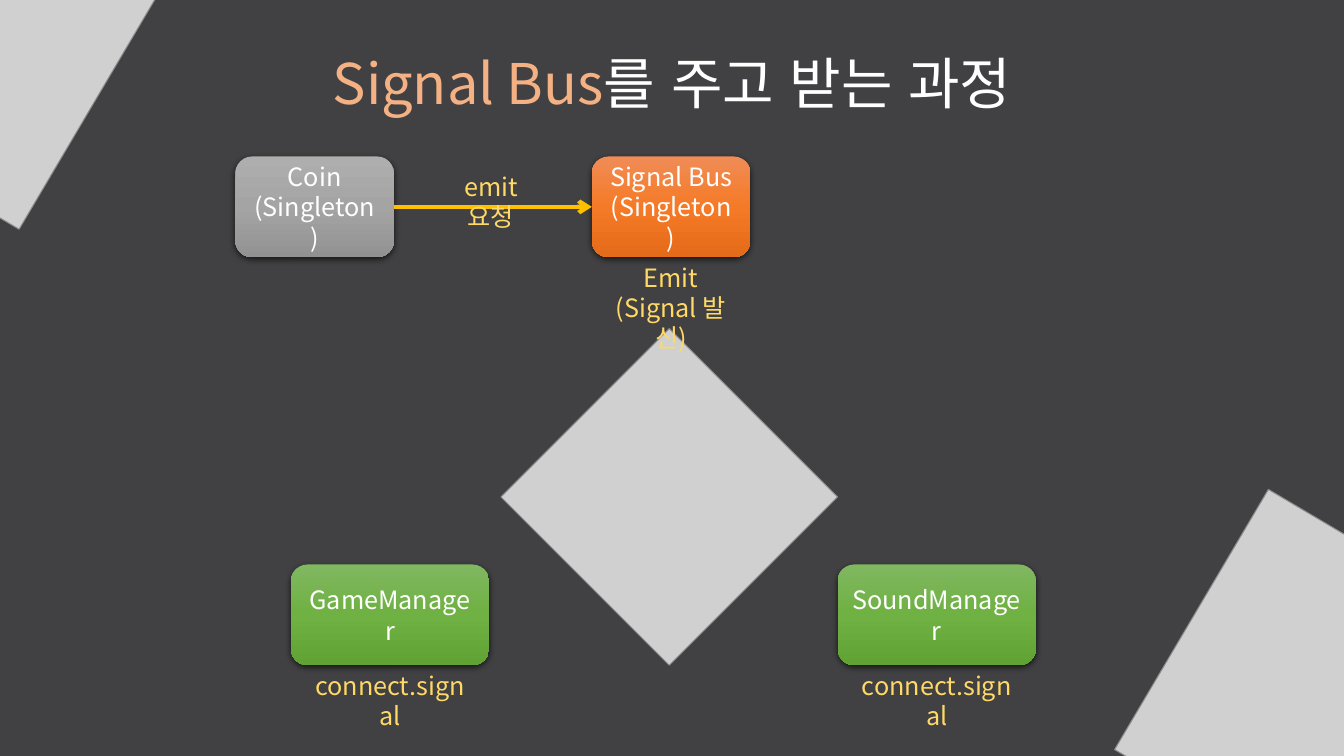
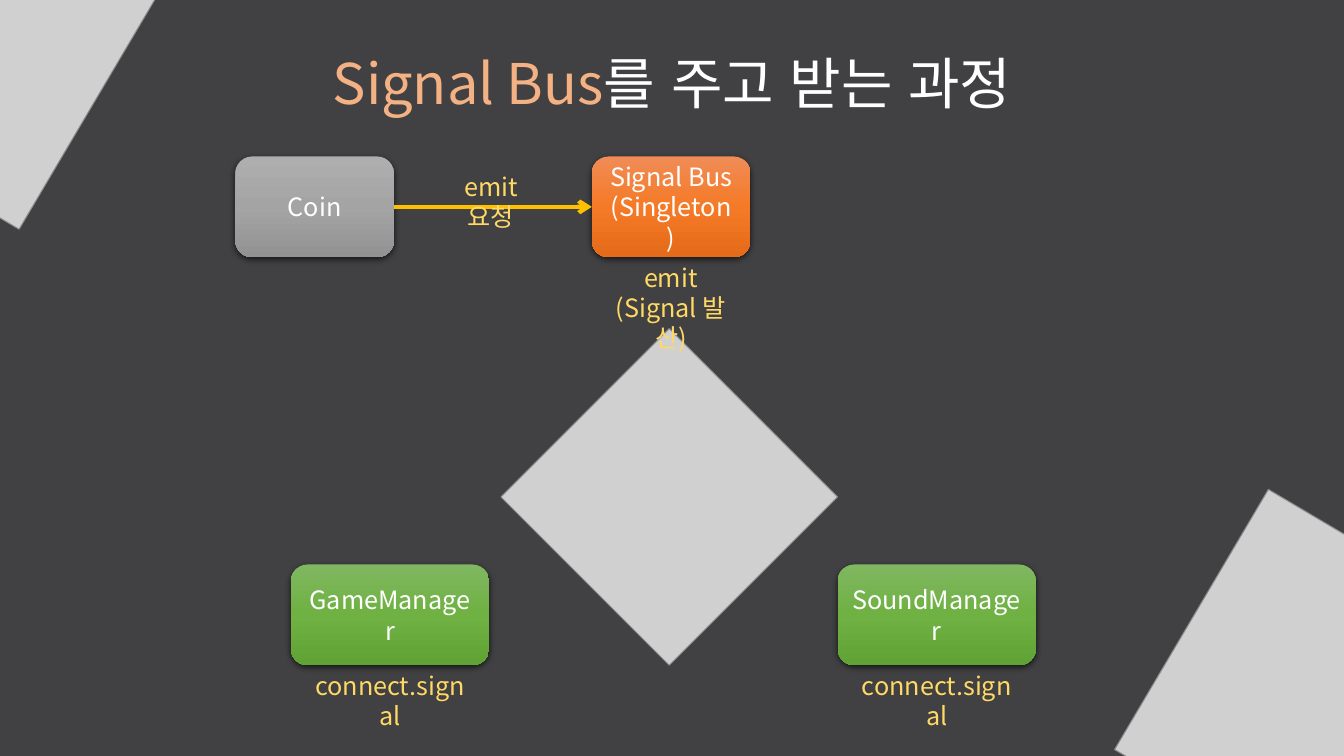
Before and after one commit to KimPotatoIV/SignalBusProject, a slide deck: slide 3 of files/SignalBus.pptx. Drawn at 1344x756 pixels with LibreOffice and Linux fonts; fonts in the diff are those of the drawing; grey boxes stand for pictures. Boxes give left, top, right and bottom in pixels: in the first picture for what was removed or moved away, otherwise in the second. Text is boxed around its words. In the diff, an @@ line names an element or a change of style, - is before the commit and + after.

```diff
--- a/files/SignalBus.pptx
+++ b/files/SignalBus.pptx
@@ text in rounded rectangle at box(254, 196, 375, 222): paragraph removed @@
-(Singleton)
@@ text at box(616, 267, 726, 354): text changed @@
-Emit
-(Signal 발신)
+emit
+(Signal 발산)
```
Also in this commit, not shown: 3 other files.
